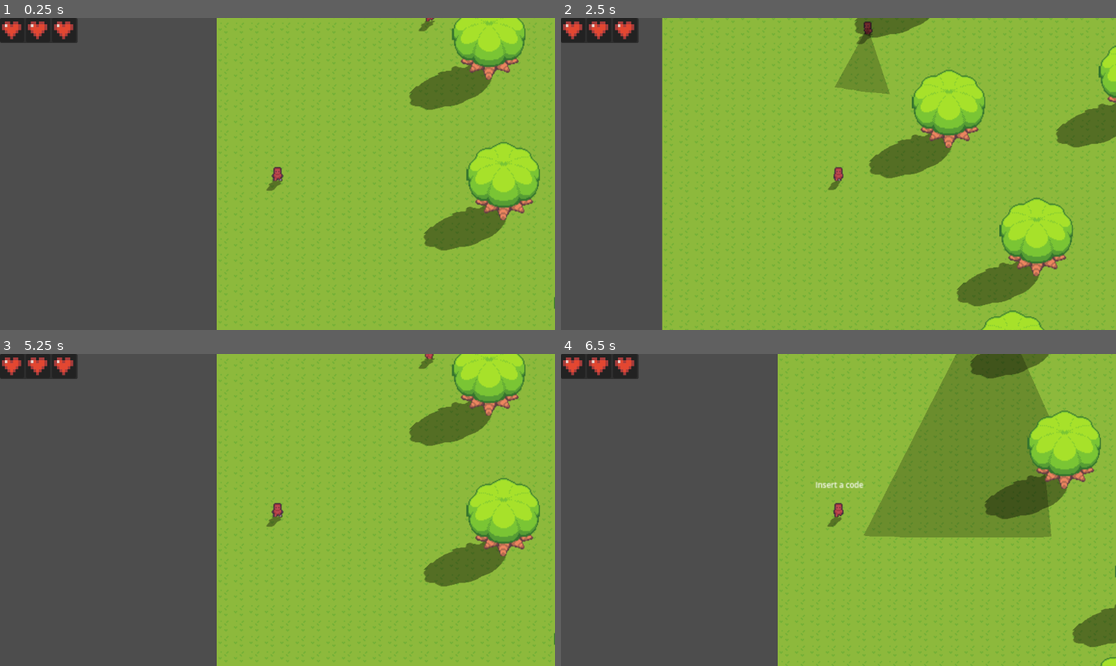
Above: before the commit, frames 1-4 (two rows, left to right).
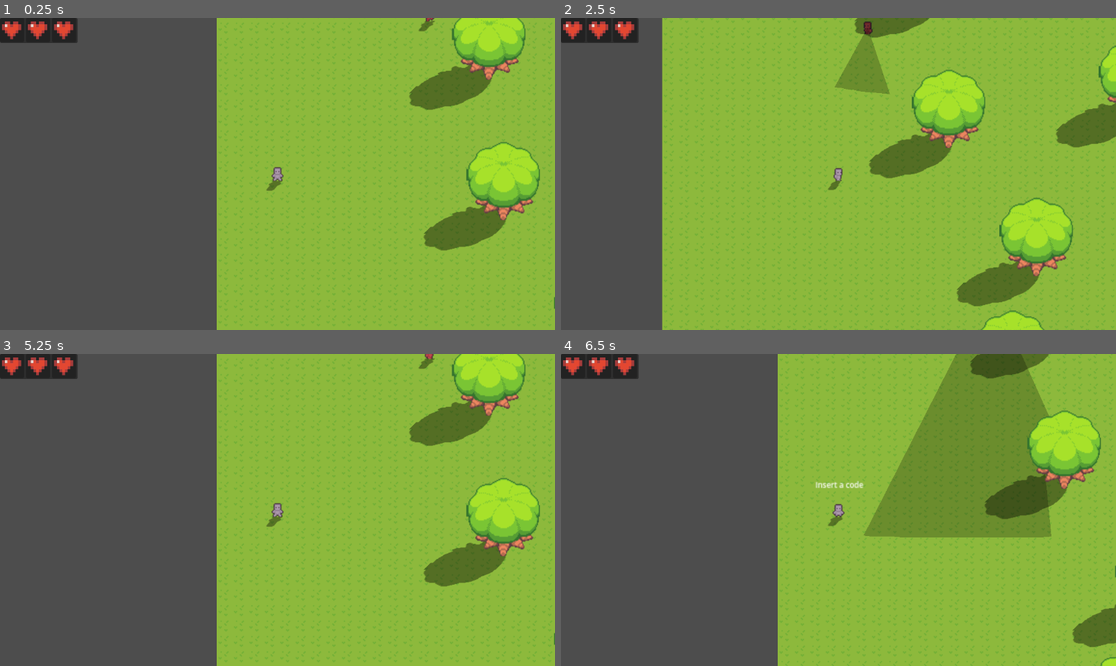
Above: after the commit, the same moments.

Repository: asuma312/red_hood_fox
Game: Godot game, scene res://main.tscn
Two runs of this game, one before a commit and one after it. Both use one fixed random seed, a clock stepped at 60 frames per second and the inputs below.
Inputs (mouse positions are in pixels of both pictures, inside the frame that each line leads up to):
- Up to frame 1 (0.25 s): no input
- Up to frame 2 (2.5 s): tap Enter at 0.5 s; hold Right (rightarrow) 0.53-1.28 s; tap ` (startwriting) at 0.6 s; click (838, 174) at 0.67 s; move the mouse to (727, 189) at 1.27 s; hold Down (downarrow) 1.28-2.03 s; tap Backspace at 1.35 s; move the mouse to (894, 105) at 2.02 s; hold Right (rightarrow) from 2.03 s (still down); tap Delete at 2.1 s
- Up to frame 3 (5.25 s): move the mouse to (249, 572) at 2.77 s; release Right (rightarrow) at 2.78 s; hold Up (uparrow) 2.78-3.53 s; tap ` (startwriting) at 2.85 s; click (249, 572) at 2.92 s; move the mouse to (444, 556) at 3.52 s; hold Left (leftarrow) 3.53-5 s; tap Backspace at 3.6 s; move the mouse to (111, 463) at 4.27 s; tap Delete at 4.35 s; click "PRESS TO RESTART" at 5 s
- Up to frame 4 (6.5 s): tap ` (startwriting) at 5.75, 5.85 s; move the mouse to (866, 510) at 5.77 s; hold Down (downarrow) from 5.78 s (still down); click (866, 510) at 5.92 s

The runs differ from the first frame. In frame 1, less than 0.1% of the frame differs, in the area x 49-51%, y 47-53%; in frame 2, 0.1%, in the area x 49-57%, y 5-53%; in frame 3, less than 0.1%; in frame 4, less than 0.1%.

Commit message:
finished enemy shadow

Diff:
--- a/chars/basechar.gd
+++ b/chars/basechar.gd
@@ -14,7 +14,7 @@
 
 @onready var white_sprite: AnimatedSprite2D = $white_sprite
 @onready var black_sprite: AnimatedSprite2D = $black_sprite
-@onready var current_sprite:AnimatedSprite2D
+@onready var current_sprite:AnimatedSprite2D = $white_sprite
 
 @onready var ui: CanvasLayer = $Camera2D/UI
 
@@ -59,7 +59,6 @@
 func _ready() -> void:
 	GlobalScript.actual_life= 3
 	add_to_group("followable")
-	print(self.get_groups())
 
 
 func _process(delta: float) -> void:
@@ -147,7 +146,6 @@
 func player_anim_verifier():
 
 	if player_state == 'walking':
-
 		if direction.y == -1:
 			current_sprite.play("walk_up")
 			shadow_animation.play("walk_up")
@@ -170,18 +168,14 @@
 		shadow_animation.play("idle_down")
 
 func light_verifier():
-	if current_sprite:
-		current_sprite.stop()
 	for area in shadow_checker.get_overlapping_areas():
 		if not area.is_in_group("shadow"):
 			continue
 		in_shadow = true
 		shadow_checker.visible = false
-		current_sprite = black_sprite
 		return
 	in_shadow = false
 	shadow_checker.visible = true
-	current_sprite = white_sprite
 
 
 func _on_input_event(viewport: Node, event: InputEvent, shape_idx: int) -> void:
--- a/chars/basechar.tscn
+++ b/chars/basechar.tscn
@@ -3,7 +3,6 @@
 [ext_resource type="Texture2D" uid="uid://rpcy4xadhi0p" path="res://assets/Prototype_Character/Prototype_Character.png" id="1_hl4fq"]
 [ext_resource type="Script" path="res://chars/basechar.gd" id="1_qlr3n"]
 [ext_resource type="PackedScene" uid="uid://cfc0l222skq8m" path="res://ui/ui.tscn" id="3_efija"]
-[ext_resource type="Texture2D" uid="uid://8u4ckihwsufq" path="res://assets/Prototype_Character/Prototype_Character_Red.png" id="3_g61ck"]
 [ext_resource type="PackedScene" uid="uid://us6cw7bv6kwn" path="res://scripts/shadow_walk_node.tscn" id="3_xug3k"]
 
 [sub_resource type="AtlasTexture" id="AtlasTexture_dkl3b"]
@@ -18,17 +17,21 @@
 atlas = ExtResource("1_hl4fq")
 region = Rect2(32, 160, 32, 32)
 
-[sub_resource type="AtlasTexture" id="AtlasTexture_rhk7s"]
-atlas = ExtResource("3_g61ck")
+[sub_resource type="AtlasTexture" id="AtlasTexture_g7uin"]
+atlas = ExtResource("1_hl4fq")
 region = Rect2(0, 96, 32, 32)
 
-[sub_resource type="AtlasTexture" id="AtlasTexture_ha5lc"]
-atlas = ExtResource("3_g61ck")
+[sub_resource type="AtlasTexture" id="AtlasTexture_ti8kw"]
+atlas = ExtResource("1_hl4fq")
 region = Rect2(32, 96, 32, 32)
 
-[sub_resource type="AtlasTexture" id="AtlasTexture_8om2i"]
-atlas = ExtResource("3_g61ck")
+[sub_resource type="AtlasTexture" id="AtlasTexture_e8bne"]
+atlas = ExtResource("1_hl4fq")
 region = Rect2(64, 96, 32, 32)
+
+[sub_resource type="AtlasTexture" id="AtlasTexture_rbhh2"]
+atlas = ExtResource("1_hl4fq")
+region = Rect2(96, 96, 32, 32)
 
 [sub_resource type="AtlasTexture" id="AtlasTexture_fvhy1"]
 atlas = ExtResource("1_hl4fq")
@@ -90,13 +93,16 @@
 }, {
 "frames": [{
 "duration": 1.0,
-"texture": SubResource("AtlasTexture_rhk7s")
-}, {
-"duration": 1.0,
-"texture": SubResource("AtlasTexture_ha5lc")
-}, {
-"duration": 1.0,
-"texture": SubResource("AtlasTexture_8om2i")
+"texture": SubResource("AtlasTexture_g7uin")
+}, {
+"duration": 1.0,
+"texture": SubResource("AtlasTexture_ti8kw")
+}, {
+"duration": 1.0,
+"texture": SubResource("AtlasTexture_e8bne")
+}, {
+"duration": 1.0,
+"texture": SubResource("AtlasTexture_rbhh2")
 }],
 "loop": true,
 "name": &"walk_down",
@@ -146,9 +152,10 @@
 
 [node name="white_sprite" type="AnimatedSprite2D" parent="."]
 sprite_frames = SubResource("SpriteFrames_gbgqy")
-animation = &"idle_down"
+animation = &"walk_down"
 
 [node name="black_sprite" type="AnimatedSprite2D" parent="."]
+visible = false
 sprite_frames = SubResource("SpriteFrames_gbgqy")
 animation = &"walk_down"
 
--- a/chars/enemy.gd
+++ b/chars/enemy.gd
@@ -106,8 +106,9 @@
 		if not area.is_in_group("shadow"):
 			continue
 		in_shadow = true
-		return
-
+		shadow_checker.visible = false
+		return
+	shadow_checker.visible = true
 	in_shadow = false
 
 
